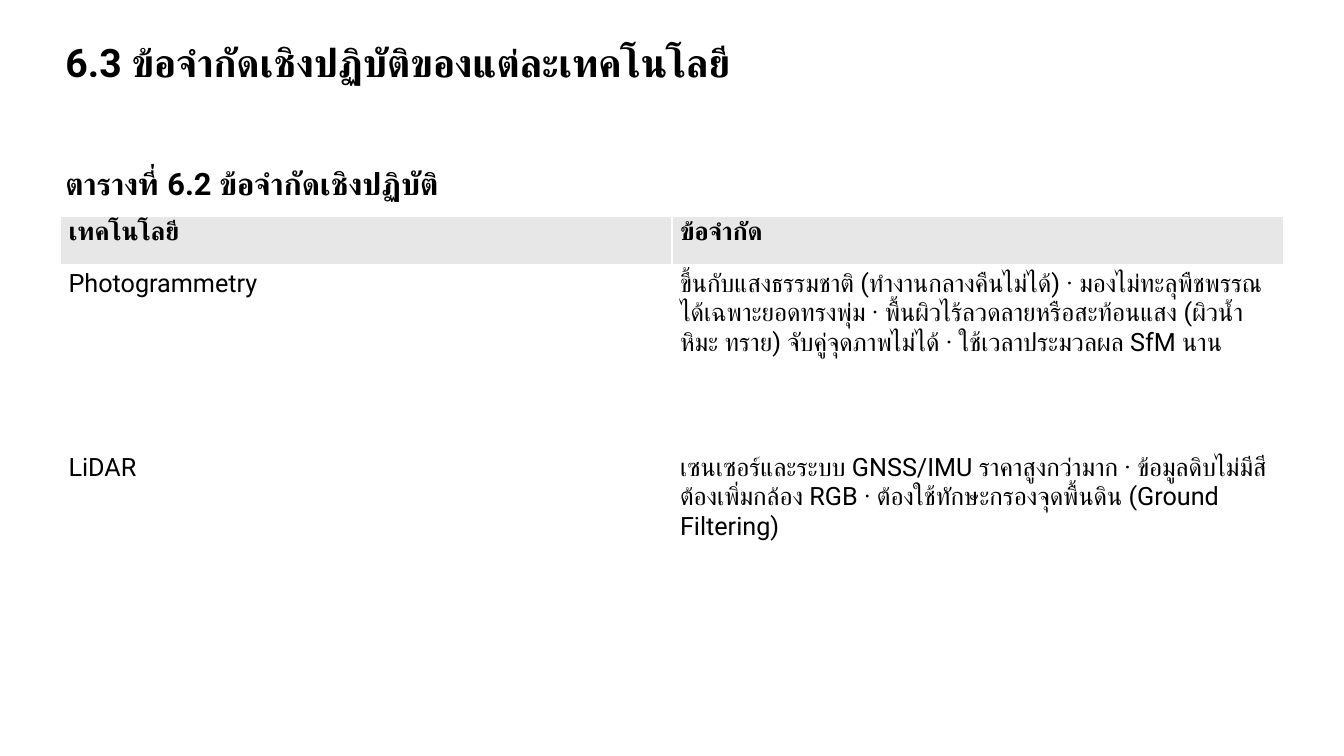
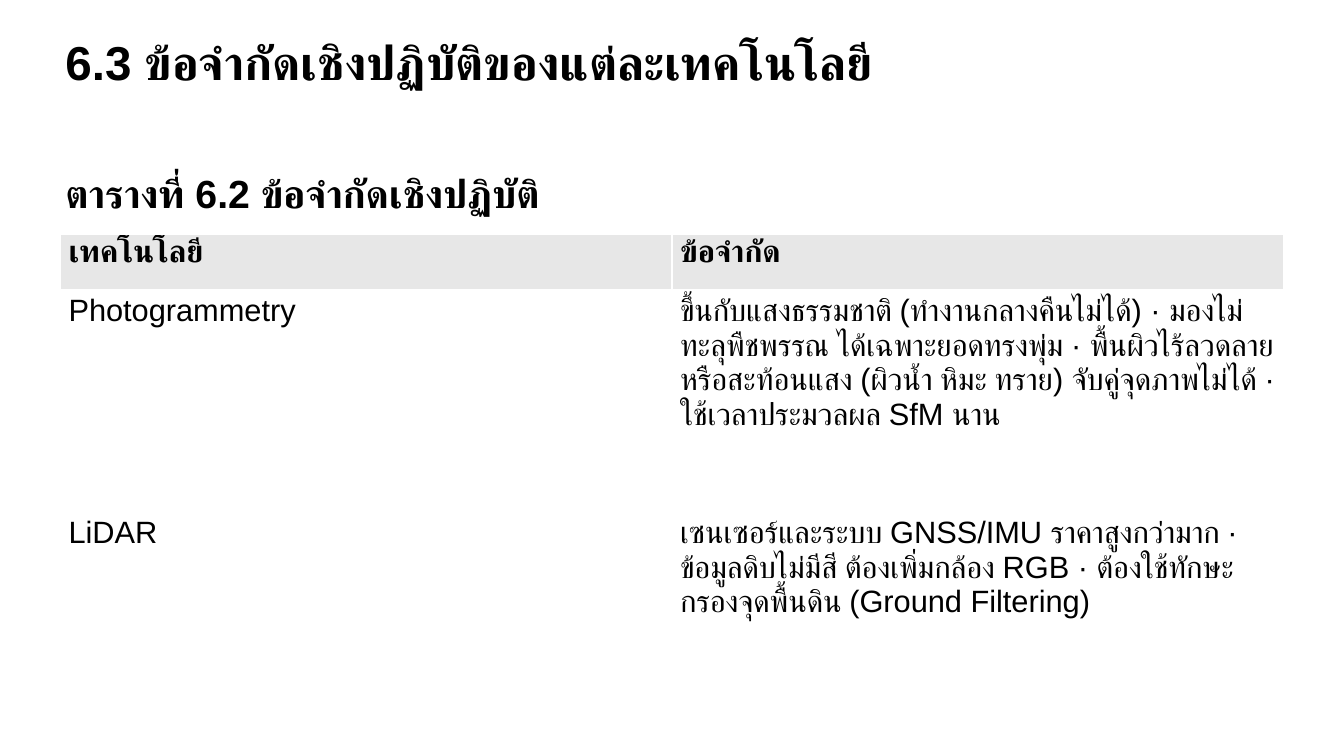
Before and after one commit to soravisAmn/Presentation, a slide deck: slide 28 of Surveying Technologies/draft#1/draft1.pptx. Drawn at 1344x756 pixels with LibreOffice and Linux fonts; fonts in the diff are those of the drawing. Boxes give left, top, right and bottom in pixels: in the first picture for what was removed or moved away, otherwise in the second. Text is boxed around its words. In the diff, an @@ line names an element or a change of style, - is before the commit and + after.

```diff
--- a/Surveying Technologies/draft#1/draft1.pptx
+++ b/Surveying Technologies/draft#1/draft1.pptx
@@ text "6.3 ข้อจำกัดเชิงปฏิบัติของแต่ละเทคโนโลยี" at (65, 43, 870, 91): size 28 to 34 pt, font Roboto to Arial @@
@@ text "ตารางที่ 6.2 ข้อจำกัดเชิงปฏิบัติ" at (65, 177, 538, 217): size 22 to 28 pt, font Roboto to Arial @@
@@ table at (60, 235, 1285, 693) @@
@@ size 18 to 22 pt, font Roboto to Arial @@
@@ table: place and size @@
-table at (60, 217, 1285, 566)
+table at (60, 235, 1285, 693)
```
Also in this commit, not shown: 62 other slides changed, 35 other files.
